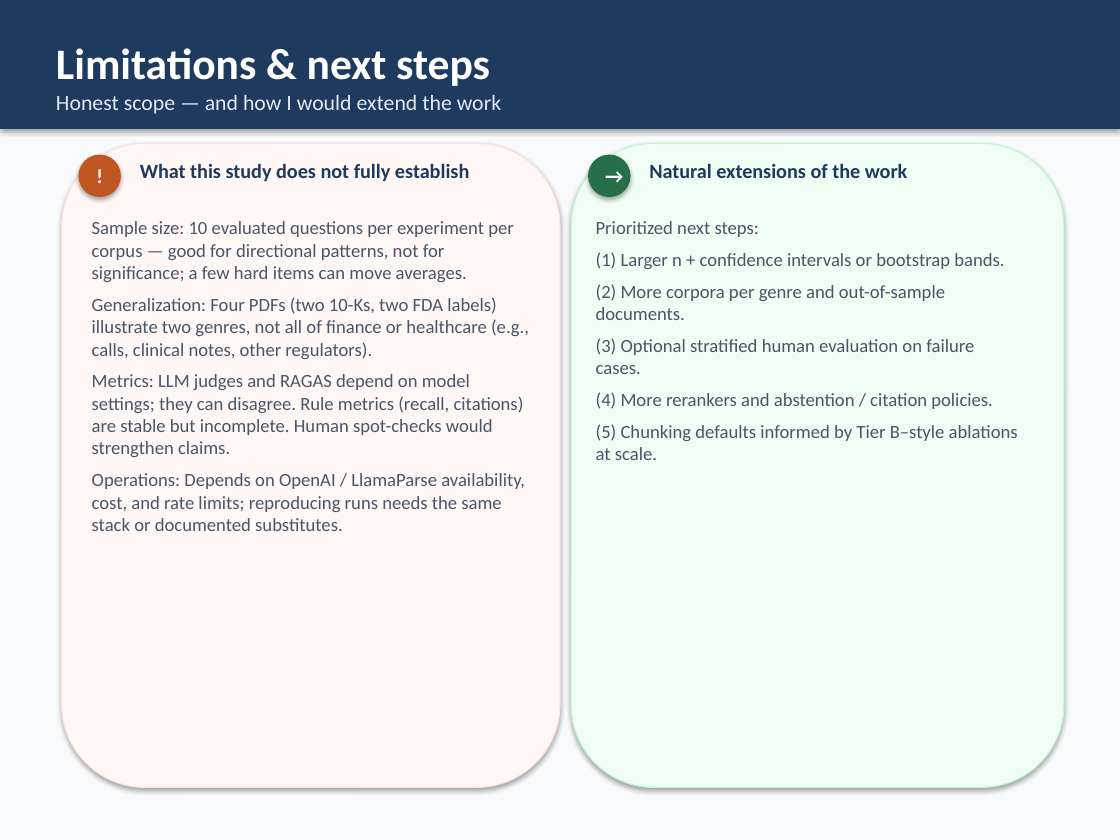
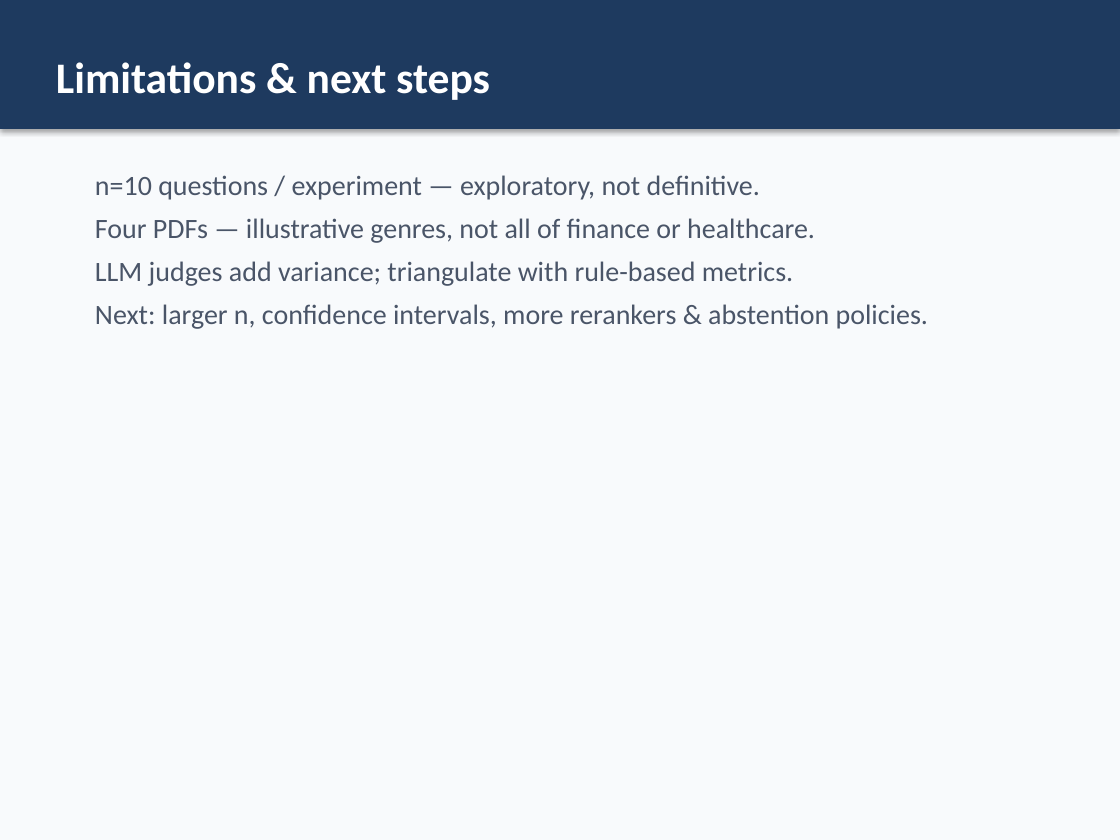
Before and after one commit to TrevorConnolly/FinanceQAHallucinations, a slide deck: slide 12 of outputs/presentation/RAG_Hallucination_Capstone.pptx. Drawn at 1120x840 pixels with LibreOffice and Linux fonts; fonts in the diff are those of the drawing. Boxes give left, top, right and bottom in pixels: in the first picture for what was removed or moved away, otherwise in the second. Text is boxed around its words. In the diff, an @@ line names an element or a change of style, - is before the commit and + after.

```diff
--- a/outputs/presentation/RAG_Hallucination_Capstone.pptx
+++ b/outputs/presentation/RAG_Hallucination_Capstone.pptx
@@ text in rectangle at box(56, 95, 501, 114): paragraph removed @@
-Honest scope — and how I would extend the work
@@ rounded rectangle removed at box(62, 143, 560, 787) @@
@@ rounded rectangle removed at box(571, 143, 1064, 787) @@
@@ ellipse removed at box(78, 155, 121, 197) @@
-!
@@ text added at box(95, 175, 928, 329), 18 pt, text #4A5568 @@
+n=10 questions / experiment — exploratory, not definitive.
+Four PDFs — illustrative genres, not all of finance or healthcare.
+LLM judges add variance; triangulate with rule-based metrics.
+Next: larger n, confidence intervals, more rerankers & abstention policies.
@@ text removed at box(140, 163, 469, 181) @@
-What this study does not fully establish
@@ ellipse removed at box(588, 155, 631, 197) @@
-→
@@ text removed at box(649, 163, 908, 178) @@
-Natural extensions of the work
@@ text removed at box(92, 221, 529, 531) @@
-Sample size: 10 evaluated questions per experiment per corpus — good for directional patterns, not for significance; a few hard items can move averages.
-Generalization: Four PDFs (two 10-Ks, two FDA labels) illustrate two genres, not all of finance or healthcare (e.g., calls, clinical notes, other regulators).
-Metrics: LLM judges and RAGAS depend on model settings; they can disagree. Rule metrics (recall, citations) are stable but incomplete. Human spot-checks would strengthen claims.
-Operations: Depends on OpenAI / LlamaParse availability, cost, and rate limits; reproducing runs needs the same stack or documented substitutes.
@@ text removed at box(596, 221, 1018, 460) @@
-Prioritized next steps:
-(1) Larger n + confidence intervals or bootstrap bands.
-(2) More corpora per genre and out-of-sample documents.
-(3) Optional stratified human evaluation on failure cases.
-(4) More rerankers and abstention / citation policies.
-(5) Chunking defaults informed by Tier B–style ablations at scale.
```
Also in this commit, not shown: 1 slide added, 1 slide removed, 1 other file.
